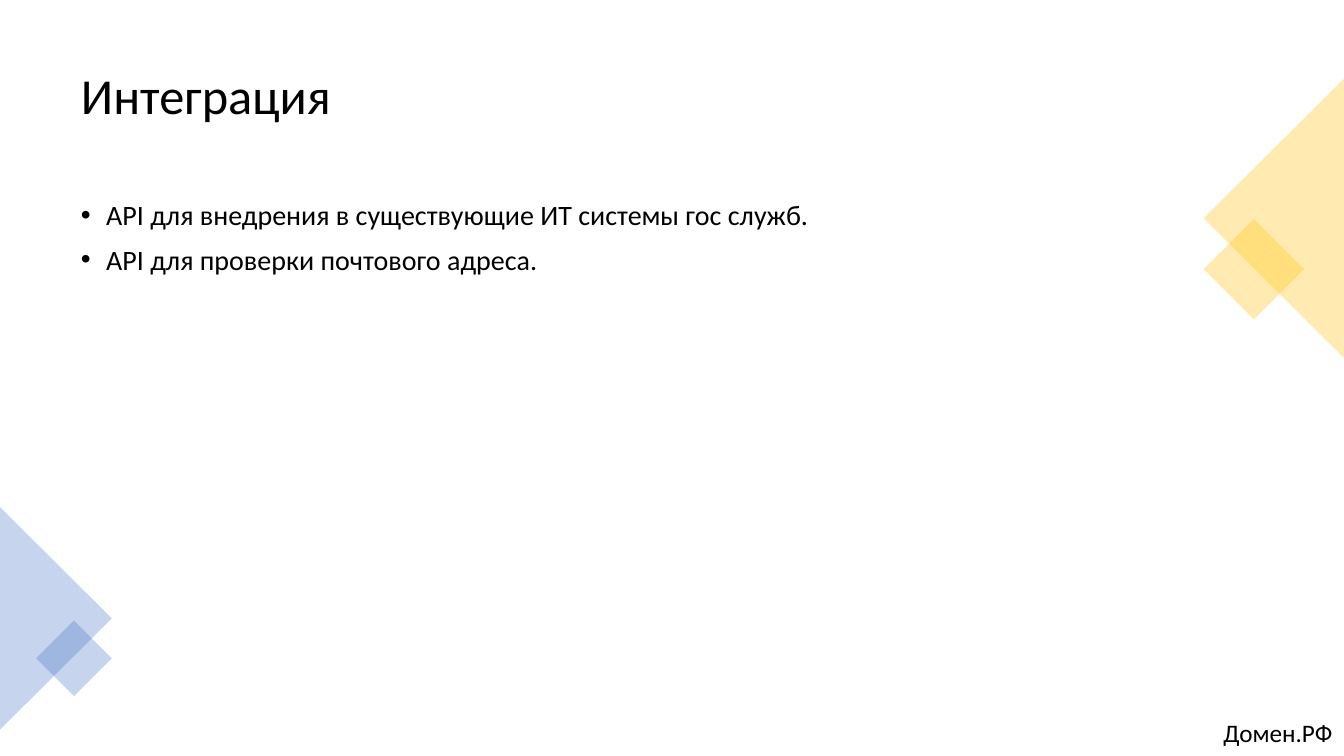
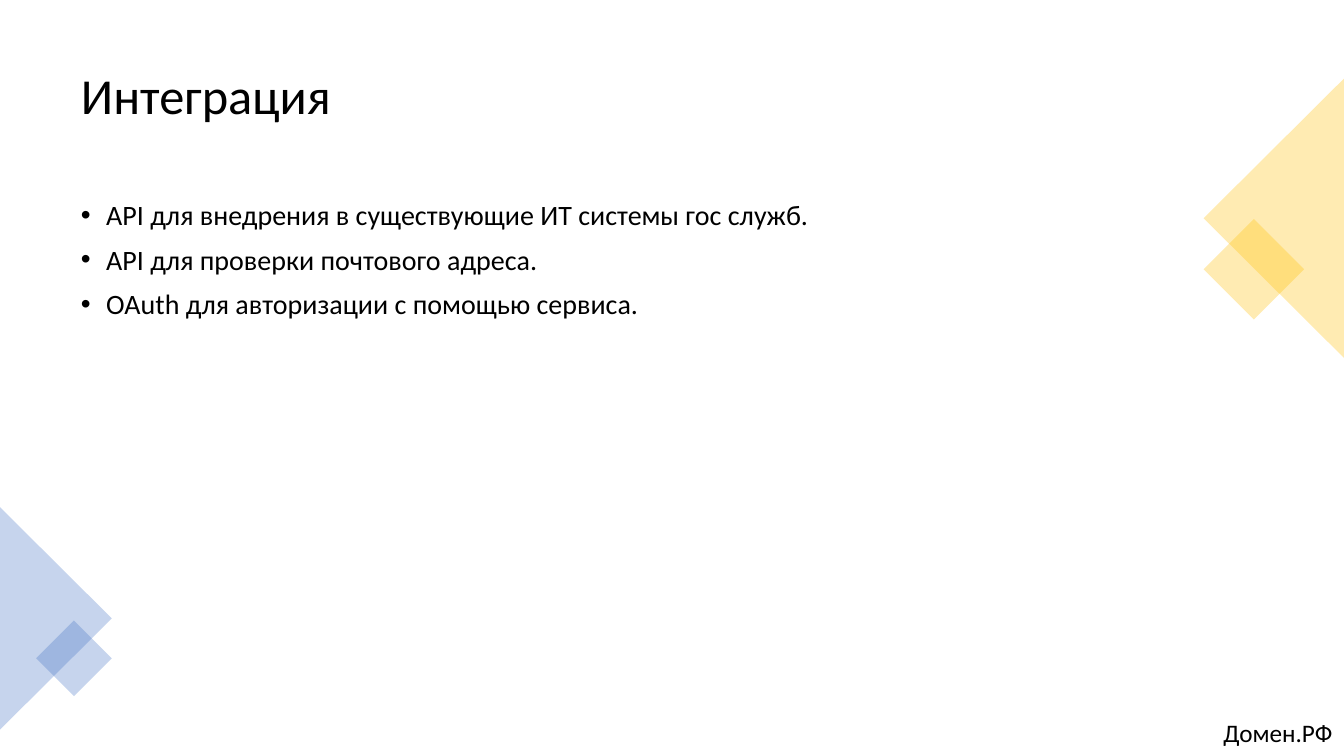
Before and after one commit to alexklippe/scryptedv2, a slide deck: slide 11 of Презентация_Команда Scrypted_кейс1.pptx (slide 12 before the commit). Drawn at 1344x756 pixels with LibreOffice and Linux fonts; fonts in the diff are those of the drawing. Boxes give left, top, right and bottom in pixels: in the first picture for what was removed or moved away, otherwise in the second. Text is boxed around its words. In the diff, an @@ line names an element or a change of style, - is before the commit and + after.

```diff
--- a/Презентация_Команда Scrypted_кейс1.pptx
+++ b/Презентация_Команда Scrypted_кейс1.pptx
@@ text at box(106, 294, 638, 319): paragraph added @@
+• OAuth для авторизации с помощью сервиса.
```
Also in this commit, not shown: 4 other slides changed, 1 slide removed.
